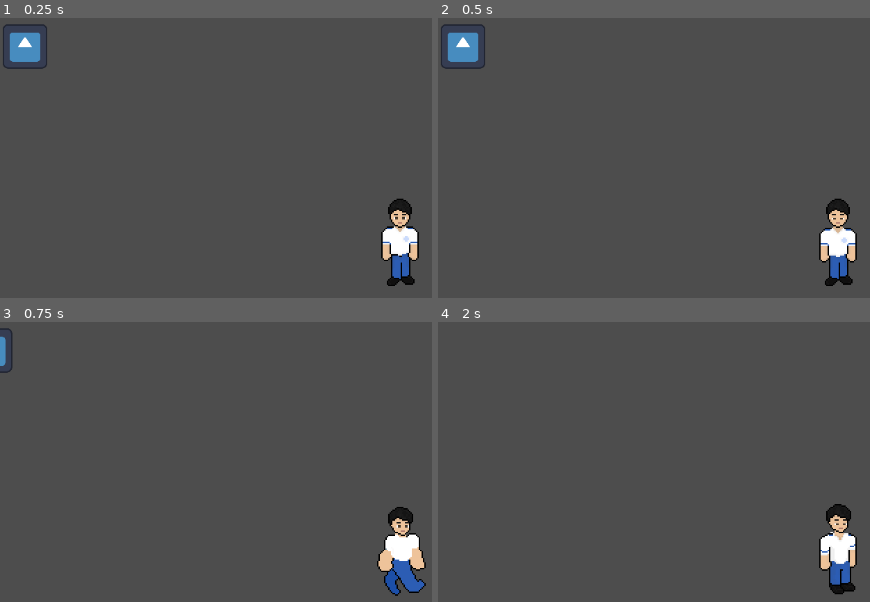
Above: before the commit, frames 1-4 (two rows, left to right).
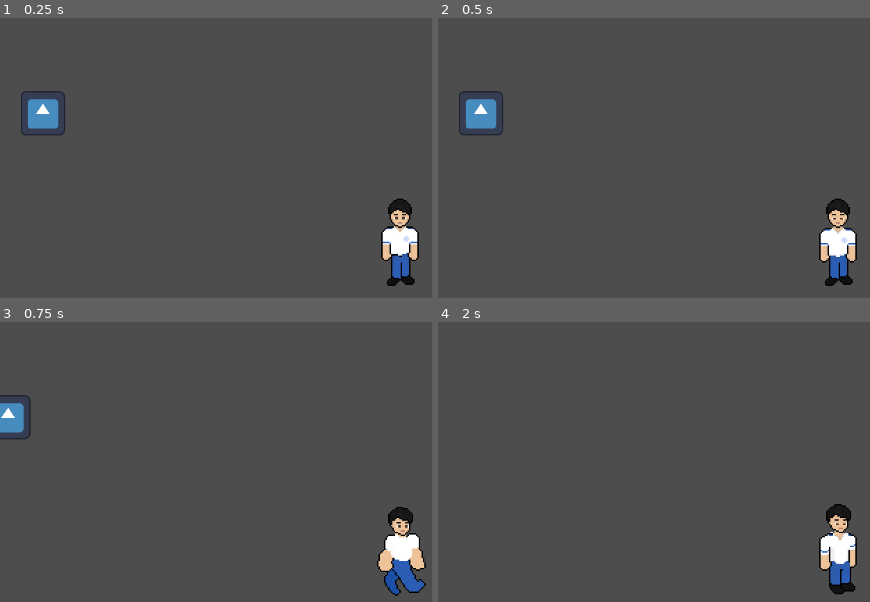
Above: after the commit, the same moments.

Repository: KimTRM/LevelUpNstw
Game: Godot game, scene res://scenes/Main.tscn
Two runs of this game, one before a commit and one after it. Both use one fixed random seed, a clock stepped at 60 frames per second and the inputs below. The engine's default icon, where the game draws it, is replaced by a stand-in: a white triangle on a blue panel in a dark square.
Inputs (mouse positions are in pixels of both pictures, inside the frame that each line leads up to):
- Up to frame 1 (0.25 s): no input
- Up to frame 2 (0.5 s): no input
- Up to frame 3 (0.75 s): tap Enter at 0.5 s; move the mouse to (outside the picture) at 0.52 s; hold D (right) from 0.53 s (still down); tap O at 0.6 s; click (outside the picture) at 0.67 s
- Up to frame 4 (2 s): release D (right) at 1.25 s; drag from (679, 568) to (outside the picture) at 1.27 s

The runs differ from the first frame. In frame 1, 1.9% of the frame differs, in the area x 0-16%, y 2-42%; in frame 2, 1.9%; in frame 3, 0.9%; in frame 4, nothing differs.

Commit message:
Remove player scene and script, update Main scene to instantiate BasePlayer

Diff:
--- a/scenes/Main.tscn
+++ b/scenes/Main.tscn
@@ -5,8 +5,8 @@
 
 [node name="Main" type="Node2D"]
 
-[node name="Player" parent="." instance=ExtResource("2_rvslj")]
-position = Vector2(427, 315)
+[node name="BaseEnemy" parent="." instance=ExtResource("3_rarhs")]
+position = Vector2(287, 257)
 
-[node name="BaseEnemy" parent="." instance=ExtResource("3_rarhs")]
-position = Vector2(157, 175)
+[node name="BasePlayer" parent="." instance=ExtResource("2_rvslj")]
+position = Vector2(544, 349)
--- a/scenes/player/player.tscn
+++ /dev/null
@@ -1,21 +0,0 @@
-[gd_scene load_steps=4 format=3 uid="uid://btth3x28gptqr"]
-
-[ext_resource type="Script" uid="uid://bqw5xni4swlac" path="res://scripts/player/player.gd" id="1_g2els"]
-[ext_resource type="Texture2D" uid="uid://b2dddjsfx2c1f" path="res://assets/icon.svg" id="2_qhqgy"]
-
-[sub_resource type="CircleShape2D" id="CircleShape2D_dqkch"]
-radius = 68.359344
-
-[node name="Player" type="CharacterBody2D"]
-script = ExtResource("1_g2els")
-
-[node name="Sprite2D" type="Sprite2D" parent="."]
-texture = ExtResource("2_qhqgy")
-metadata/_aseprite_wizard_interface_config_ = {
-"animation_section": false,
-"layer_section": true,
-"output_section": false
-}
-
-[node name="CollisionShape2D" type="CollisionShape2D" parent="."]
-shape = SubResource("CircleShape2D_dqkch")
--- a/scripts/player/player.gd
+++ /dev/null
@@ -1,15 +0,0 @@
-class_name Player
-extends CharacterBody2D
-
-const SPEED = 300.0
-@export var extra_speed: float = 1.0
-
-func _physics_process(_delta: float) -> void:
-	var direction: Vector2 = Input.get_vector("left", "right", "up", "down")
-
-	if direction:
-		velocity = direction * SPEED
-	else:
-		velocity = Vector2.ZERO
-
-	move_and_slide()
Not shown, removed: scripts/player/player.gd.uid
